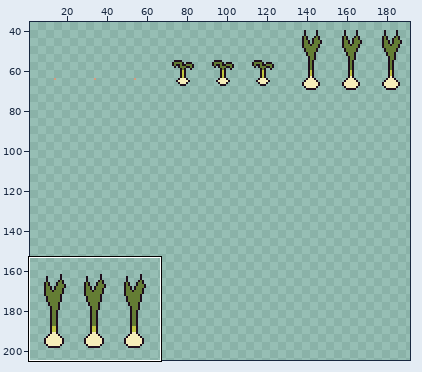
Sprite sheet -- Assets/Plant/sprite-poirreau.png. Above, an overview of the earlier version with the close-up marked.
Close-up. Before the edit:
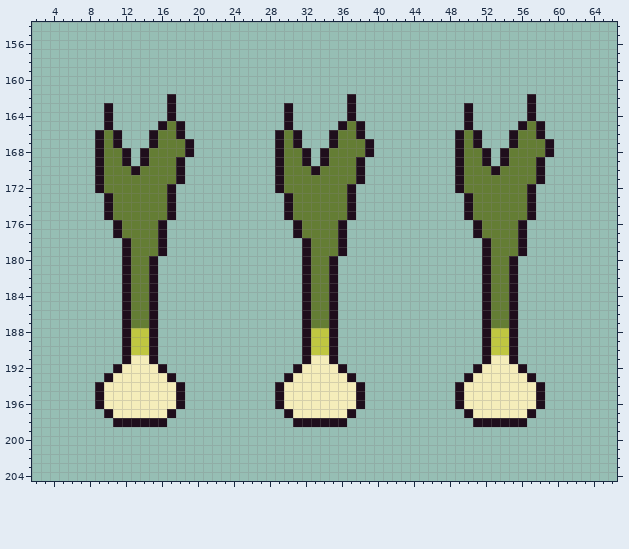
The file is 192x256 pixels. Shown: x 2..66, y 154..204. The wide view leaves out empty margins.
The result:
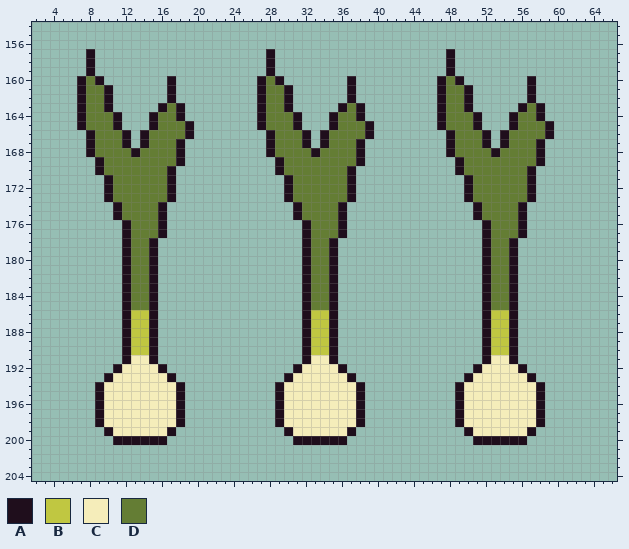
Palette (. is transparent): A #1f0e1c  B #c0c741  C #f5edba  D #647d34
The edit:
@@ x 2..66 @@
 156 .................................................................
-157 .................................................................
-158 .................................................................
-159 .................................................................
-160 .................................................................
-161 .................................................................
-162 ...............A...................A...................A.........
-163 ........A......A............A......A............A......A.........
-164 ........A......A............A......A............A......A.........
-165 ........A.....ADA...........A.....ADA...........A.....ADA........
-166 .......ADA...ADDA..........ADA...ADDA..........ADA...ADDA........
-167 .......ADA...ADDDA.........ADA...ADDDA.........ADA...ADDDA.......
-168 .......ADDA.ADDDDA.........ADDA.ADDDDA.........ADDA.ADDDDA.......
-169 .......ADDA.ADDDA..........ADDA.ADDDA..........ADDA.ADDDA........
-170 .......ADDDADDDDA..........ADDDADDDDA..........ADDDADDDDA........
-171 .......ADDDDDDDDA..........ADDDDDDDDA..........ADDDDDDDDA........
-172 .......ADDDDDDDA...........ADDDDDDDA...........ADDDDDDDA.........
+157 ......A...................A...................A..................
+158 ......A...................A...................A..................
+159 ......A...................A...................A..................
+160 .....ADA.......A.........ADA.......A.........ADA.......A.........
+161 .....ADDA......A.........ADDA......A.........ADDA......A.........
+162 .....ADDA......A.........ADDA......A.........ADDA......A.........
+163 .....ADDA.....ADA........ADDA.....ADA........ADDA.....ADA........
+164 .....ADDDA...ADDA........ADDDA...ADDA........ADDDA...ADDA........
+165 .....ADDDA...ADDDA.......ADDDA...ADDDA.......ADDDA...ADDDA.......
+166 ......ADDDA.ADDDDA........ADDDA.ADDDDA........ADDDA.ADDDDA.......
+167 ......ADDDA.ADDDA.........ADDDA.ADDDA.........ADDDA.ADDDA........
+168 ......ADDDDADDDDA.........ADDDDADDDDA.........ADDDDADDDDA........
+169 .......ADDDDDDDDA..........ADDDDDDDDA..........ADDDDDDDDA........
+170 .......ADDDDDDDA...........ADDDDDDDA...........ADDDDDDDA.........
+171 ........ADDDDDDA............ADDDDDDA............ADDDDDDA.........
+172 ........ADDDDDDA............ADDDDDDA............ADDDDDDA.........
 173 ........ADDDDDDA............ADDDDDDA............ADDDDDDA.........
-174 ........ADDDDDDA............ADDDDDDA............ADDDDDDA.........
-175 ........ADDDDDDA............ADDDDDDA............ADDDDDDA.........
-176 .........ADDDDA..............ADDDDA..............ADDDDA..........
-177 .........ADDDDA..............ADDDDA..............ADDDDA..........
-178 ..........ADDDA...............ADDDA...............ADDDA..........
-179 ..........ADDDA...............ADDDA...............ADDDA..........
+174 .........ADDDDA..............ADDDDA..............ADDDDA..........
+175 .........ADDDDA..............ADDDDA..............ADDDDA..........
+176 ..........ADDDA...............ADDDA...............ADDDA..........
+177 ..........ADDDA...............ADDDA...............ADDDA..........
+178 ..........ADDA................ADDA................ADDA...........
+179 ..........ADDA................ADDA................ADDA...........
 180 ..........ADDA................ADDA................ADDA...........
@@ x 2..66 @@
 185 ..........ADDA................ADDA................ADDA...........
-186 ..........ADDA................ADDA................ADDA...........
-187 ..........ADDA................ADDA................ADDA...........
+186 ..........ABBA................ABBA................ABBA...........
+187 ..........ABBA................ABBA................ABBA...........
 188 ..........ABBA................ABBA................ABBA...........
@@ x 2..66 @@
 196 .......ACCCCCCCCA..........ACCCCCCCCA..........ACCCCCCCCA........
-197 ........ACCCCCCA............ACCCCCCA............ACCCCCCA.........
-198 .........AAAAAA..............AAAAAA..............AAAAAA..........
-199 .................................................................
-200 .................................................................
+197 .......ACCCCCCCCA..........ACCCCCCCCA..........ACCCCCCCCA........
+198 .......ACCCCCCCCA..........ACCCCCCCCA..........ACCCCCCCCA........
+199 ........ACCCCCCA............ACCCCCCA............ACCCCCCA.........
+200 .........AAAAAA..............AAAAAA..............AAAAAA..........
 201 .................................................................
